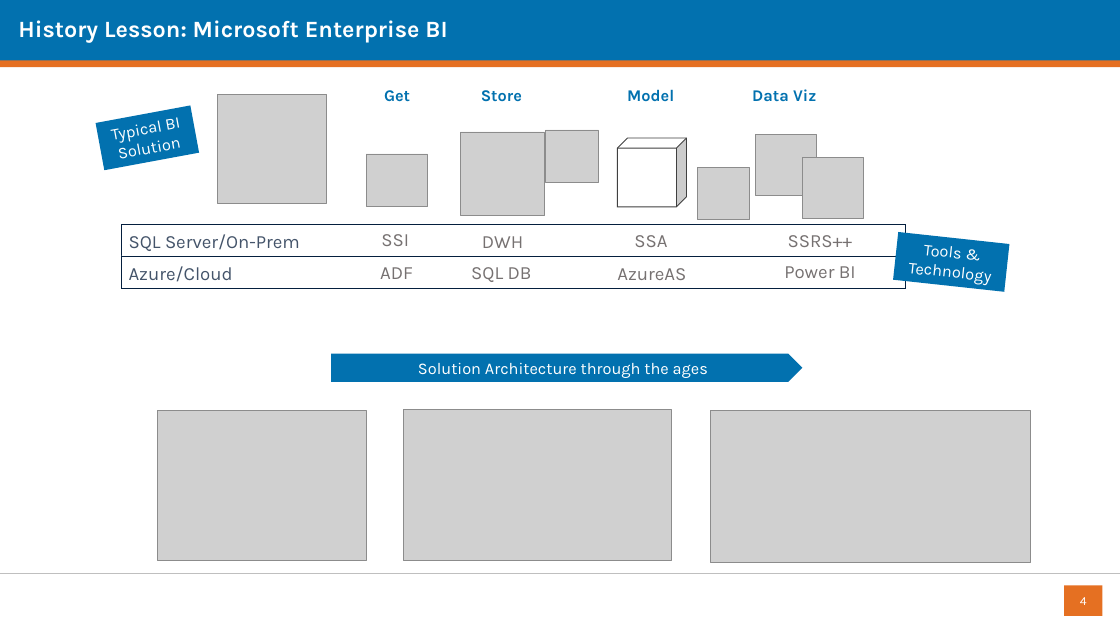
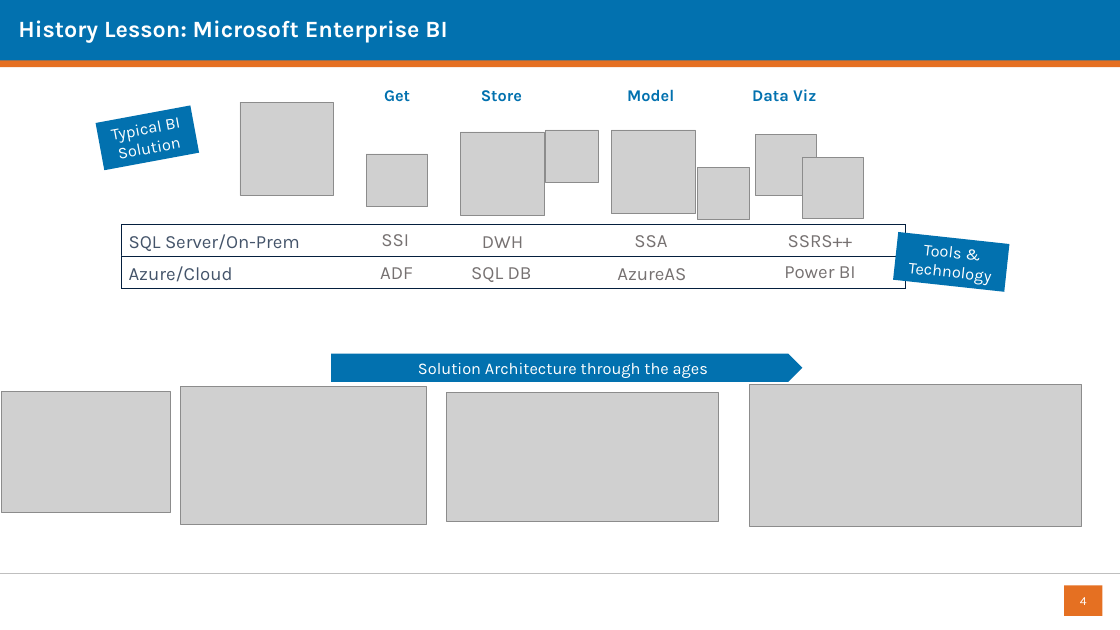
Before and after one commit to datalineo/sessions, a slide deck: slide 4 of Power BI Evolve Architecture/Evolving your Power BI Architecture using Dataflows and Shared Datasets.pptx. Drawn at 1120x630 pixels with LibreOffice and Linux fonts; fonts in the diff are those of the drawing; grey boxes stand for pictures; background and template pictures are left out. Boxes give left, top, right and bottom in pixels: in the first picture for what was removed or moved away, otherwise in the second. Text is boxed around its words. In the diff, an @@ line names an element or a change of style, - is before the commit and + after.

```diff
--- a/Power BI Evolve Architecture/Evolving your Power BI Architecture using Dataflows and Shared Datasets.pptx
+++ b/Power BI Evolve Architecture/Evolving your Power BI Architecture using Dataflows and Shared Datasets.pptx
@@ picture resized from (x1=218, y1=94, x2=327, y2=203) to (x1=240, y1=103, x2=334, y2=196) @@
@@ picture added at (x1=612, y1=130, x2=696, y2=214) @@
@@ cube removed at (x1=618, y1=138, x2=686, y2=207) @@
@@ picture resized from (x1=403, y1=410, x2=672, y2=561) to (x1=181, y1=386, x2=427, y2=525) @@
@@ picture added at (x1=750, y1=385, x2=1082, y2=526) @@
@@ picture resized from (x1=157, y1=411, x2=366, y2=561) to (x1=2, y1=392, x2=170, y2=513) @@
@@ picture resized from (x1=710, y1=411, x2=1030, y2=563) to (x1=447, y1=392, x2=718, y2=521) @@
```
Also in this commit, not shown: 8 other slides changed, 4 other files.
